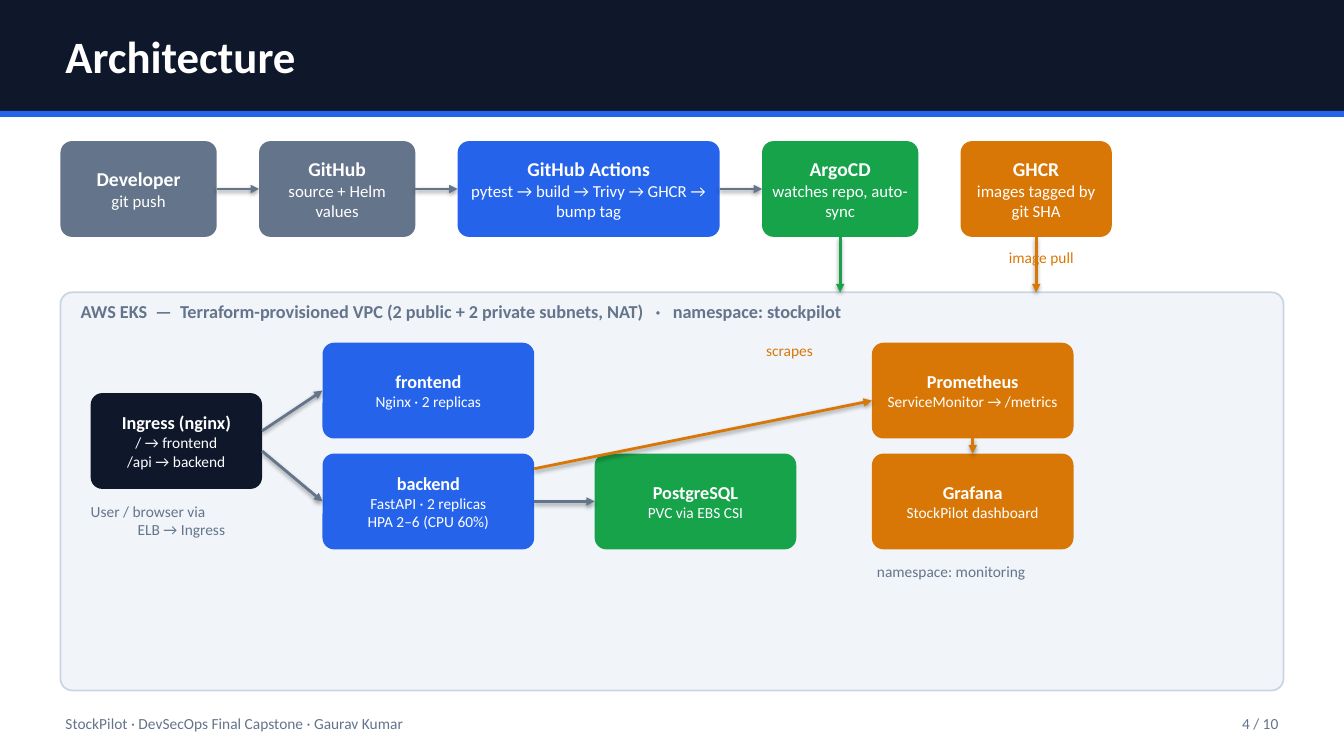
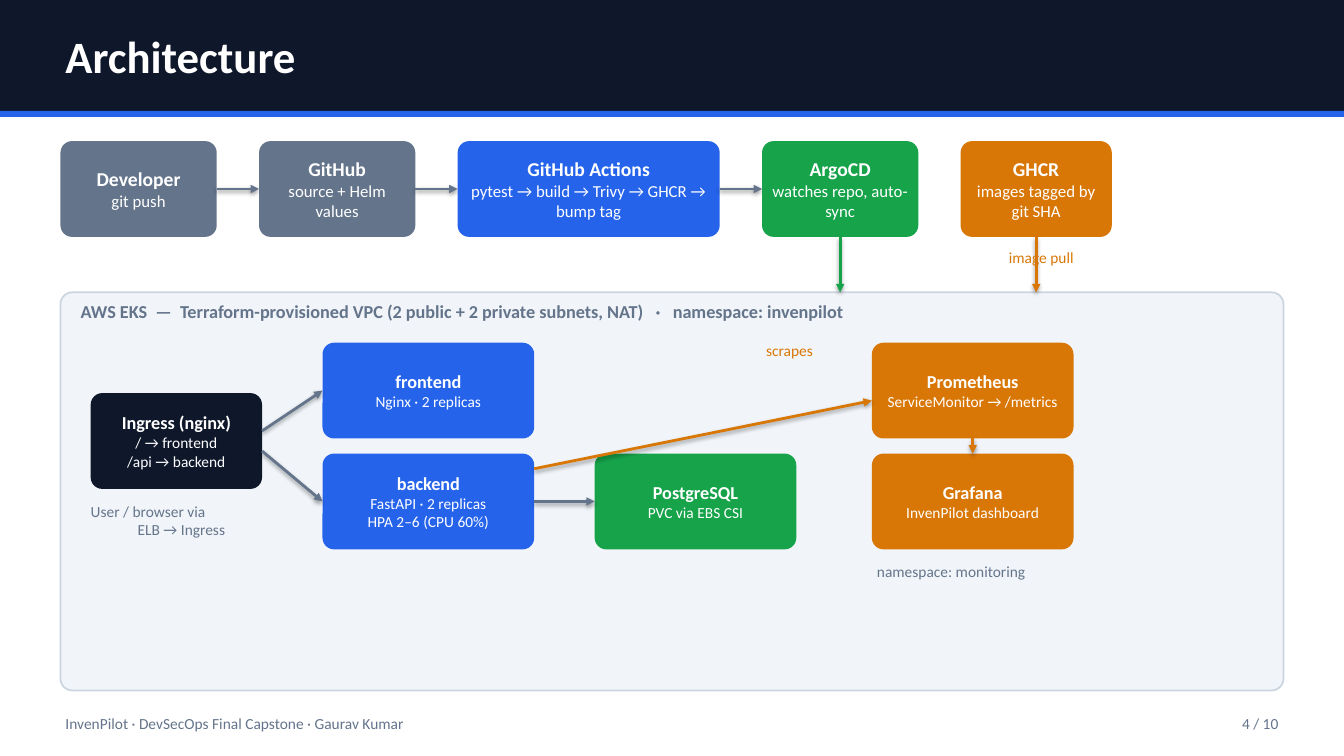
Before and after one commit to Gaurakumar-s/invenpilot-devsecops, a slide deck: slide 4 of demo/slides.pptx. Drawn at 1344x756 pixels with LibreOffice and Linux fonts; fonts in the diff are those of the drawing. Boxes give left, top, right and bottom in pixels: in the first picture for what was removed or moved away, otherwise in the second. Text is boxed around its words. In the diff, an @@ line names an element or a change of style, - is before the commit and + after.

Commit message:
docs: regenerate slides and local screenshots under the InvenPilot name

```diff
--- a/demo/slides.pptx
+++ b/demo/slides.pptx
@@ text at [81, 304, 843, 321]: text changed @@
-AWS EKS — Terraform-provisioned VPC (2 public + 2 private subnets, NAT) · namespace: stockpilot
+AWS EKS — Terraform-provisioned VPC (2 public + 2 private subnets, NAT) · namespace: invenpilot
@@ text in rounded rectangle at [906, 507, 1039, 518]: text changed @@
-StockPilot dashboard
+InvenPilot dashboard
@@ text at [65, 718, 403, 732]: text changed @@
-StockPilot · DevSecOps Final Capstone · Gaurav Kumar
+InvenPilot · DevSecOps Final Capstone · Gaurav Kumar
```
Also in this commit, not shown: 9 other slides changed, 7 other files.
